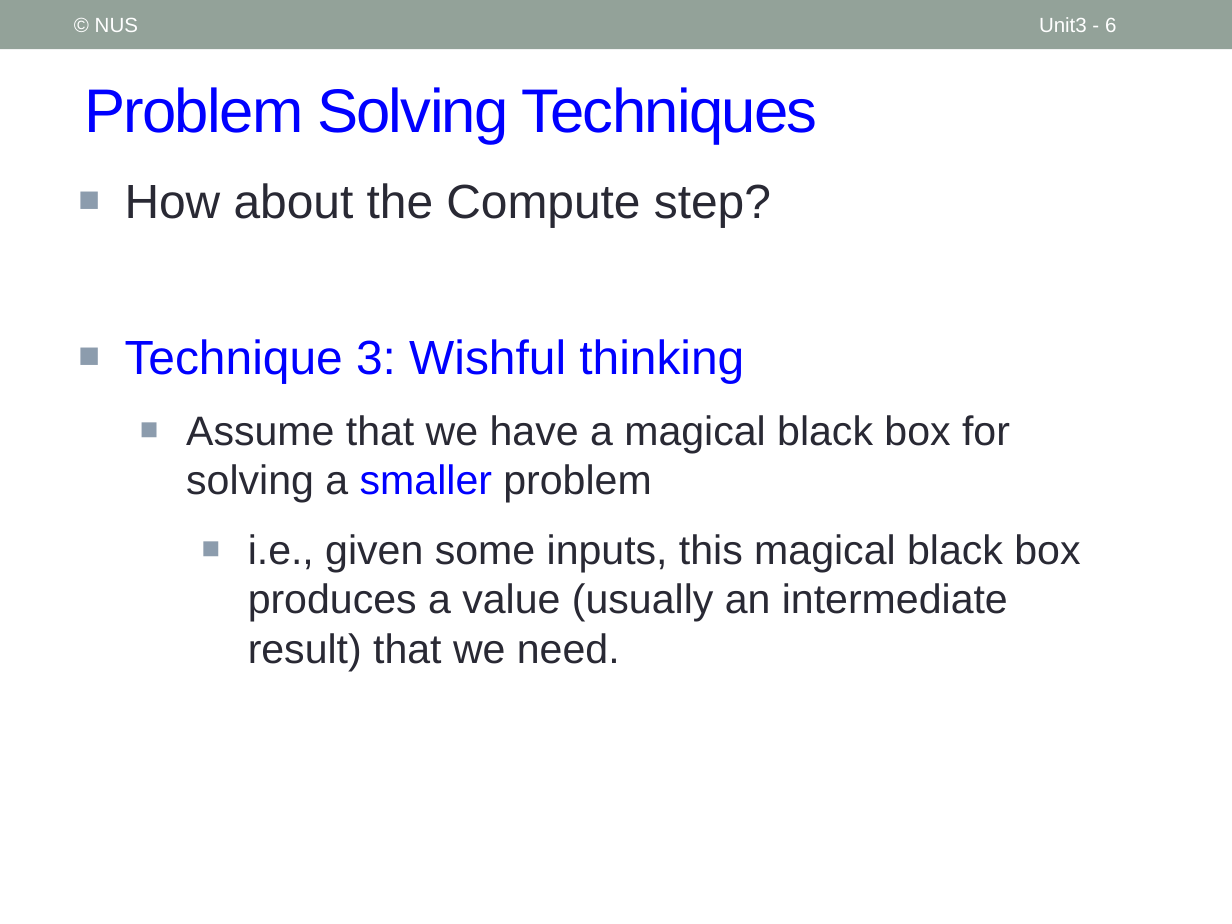
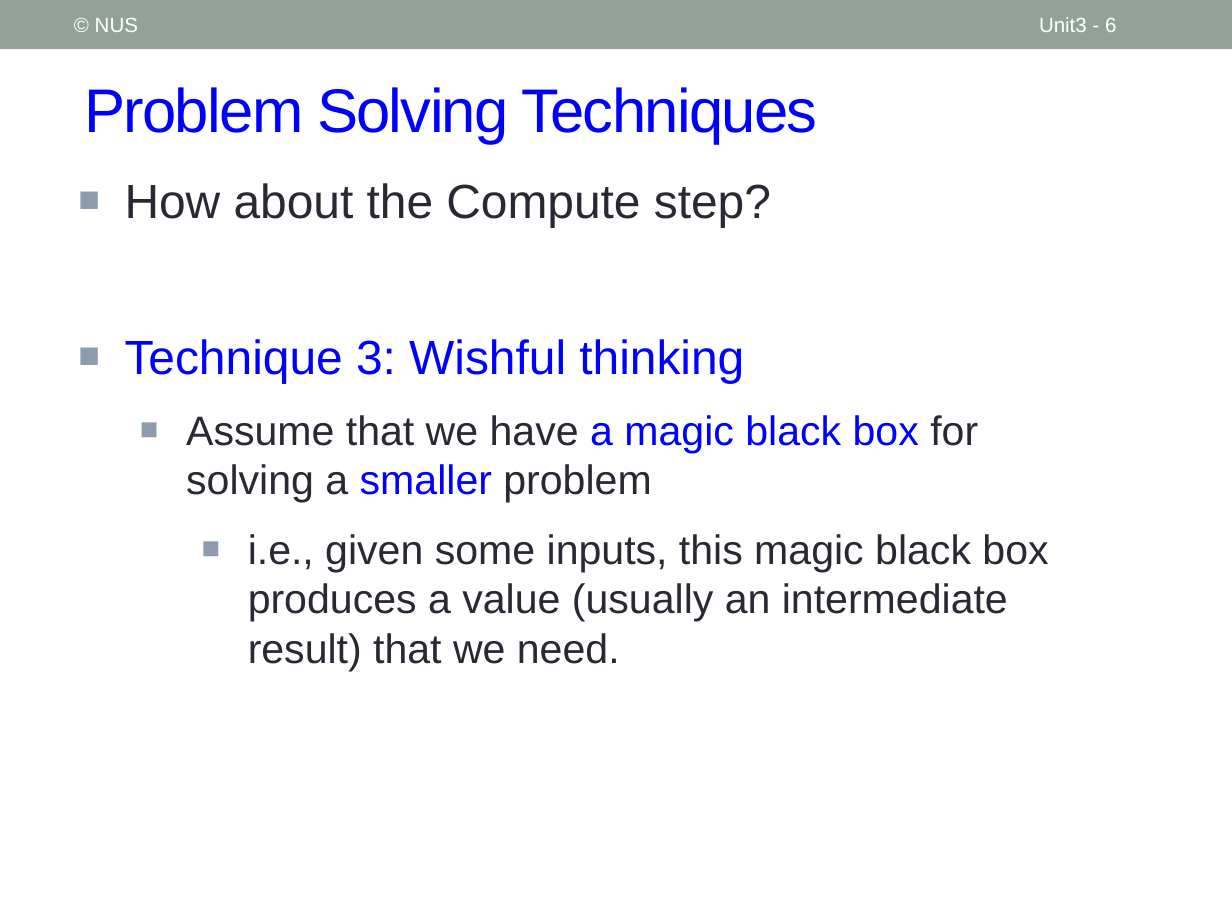
Before and after one commit to nus-cs1010-2021-s2/website, a slide deck: slide 6 of slides/Unit3_Functions.pptx. Drawn at 1232x924 pixels with LibreOffice and Linux fonts; fonts in the diff are those of the drawing. Boxes give left, top, right and bottom in pixels: in the first picture for what was removed or moved away, otherwise in the second. Text is boxed around its words. In the diff, an @@ line names an element or a change of style, - is before the commit and + after.

```diff
--- a/slides/Unit3_Functions.pptx
+++ b/slides/Unit3_Functions.pptx
@@ text at box(186, 415, 1048, 671): text changed @@
-  ■ Assume that we have a magical black box for solving a smaller problem
-    ■ i.e., given some inputs, this magical black box produces a value (usually an intermediate result) that we need.
+  ■ Assume that we have a magic black box for solving a smaller problem
+    ■ i.e., given some inputs, this magic black box produces a value (usually an intermediate result) that we need.
```
Also in this commit, not shown: 3 other slides changed, 3 slides added, 6 other files.
